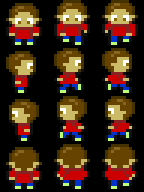
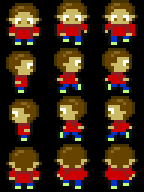
Layer changes from the first w=144, h=192 image to the second:
painted on "Sprites" over [9, 21, 135, 171]
